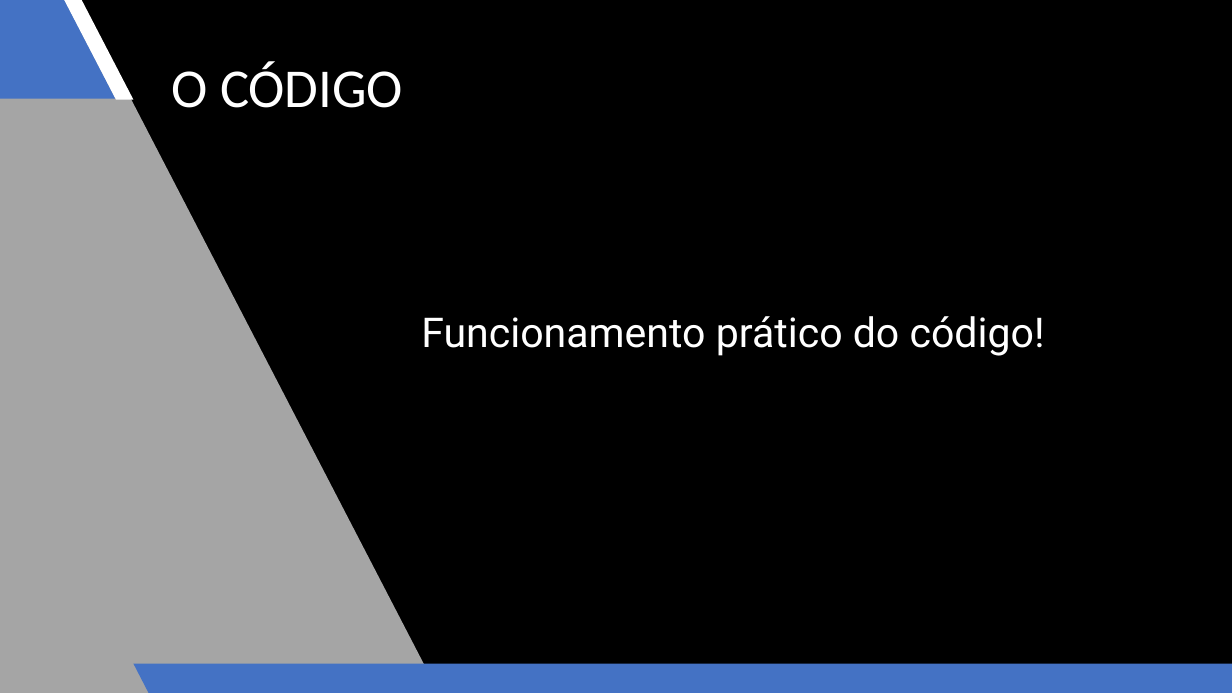
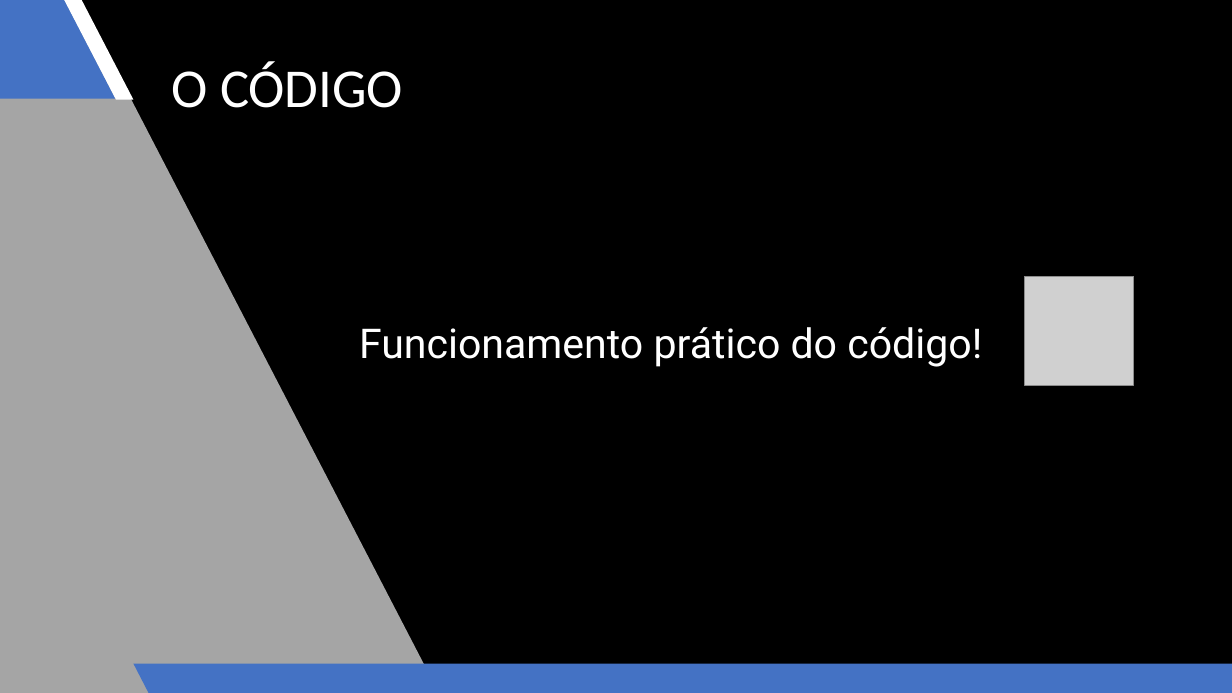
Before and after one commit to tech-warriors-corporation/profitco, a slide deck: slide 6 of presentation.pptx (slide 5 before the commit). Drawn at 1232x693 pixels with LibreOffice and Linux fonts; fonts in the diff are those of the drawing; grey boxes stand for pictures. Boxes give left, top, right and bottom in pixels: in the first picture for what was removed or moved away, otherwise in the second. Text is boxed around its words. In the diff, an @@ line names an element or a change of style, - is before the commit and + after.

```diff
--- a/presentation.pptx
+++ b/presentation.pptx
@@ picture added at (1025,276,1134,385) @@
@@ text "Funcionamento prático do código!": place and size @@
-text "Funcionamento prático do código!" at (421,316,1045,356)
+text "Funcionamento prático do código!" at (359,327,982,367)
```
Also in this commit, not shown: 5 other slides changed.
